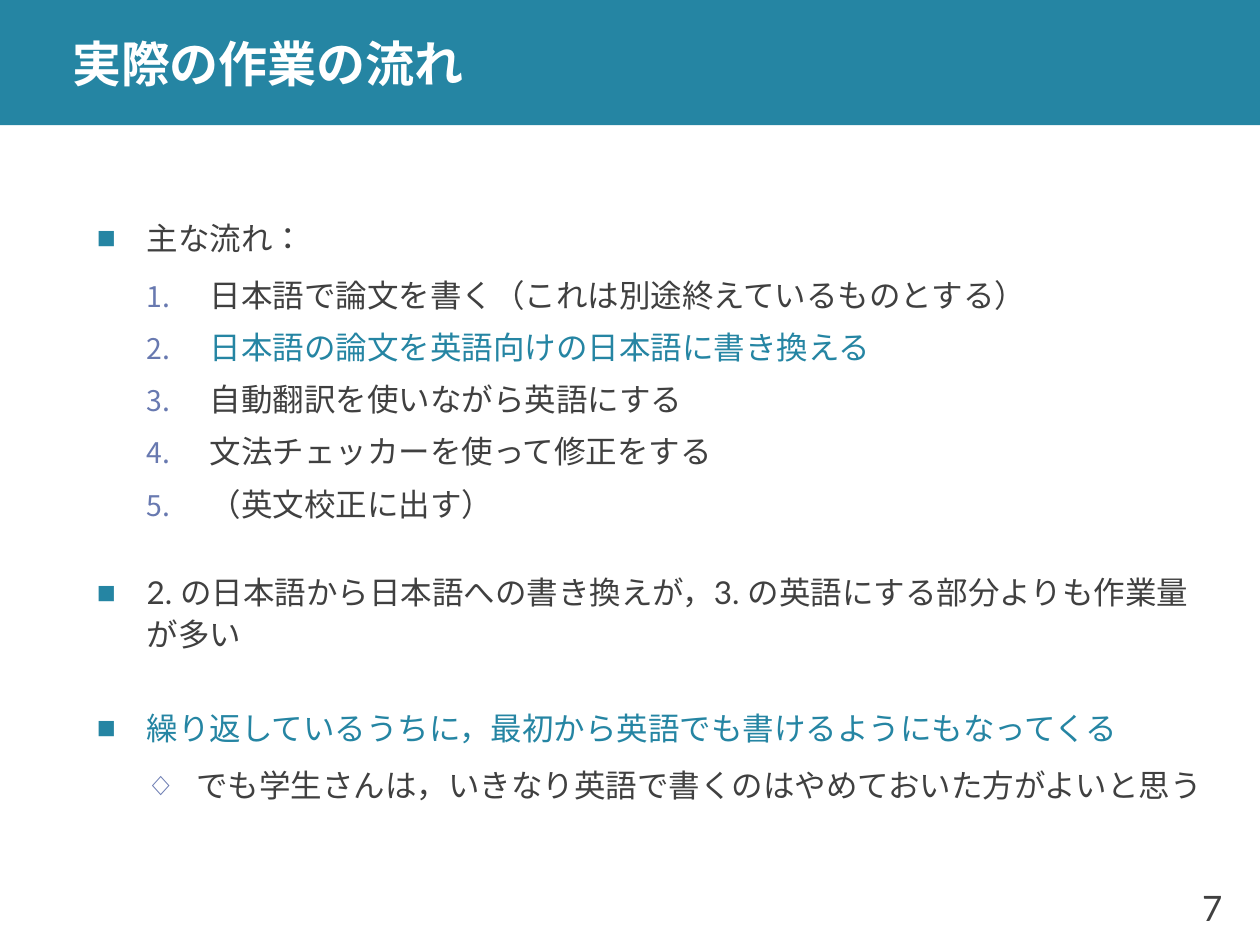
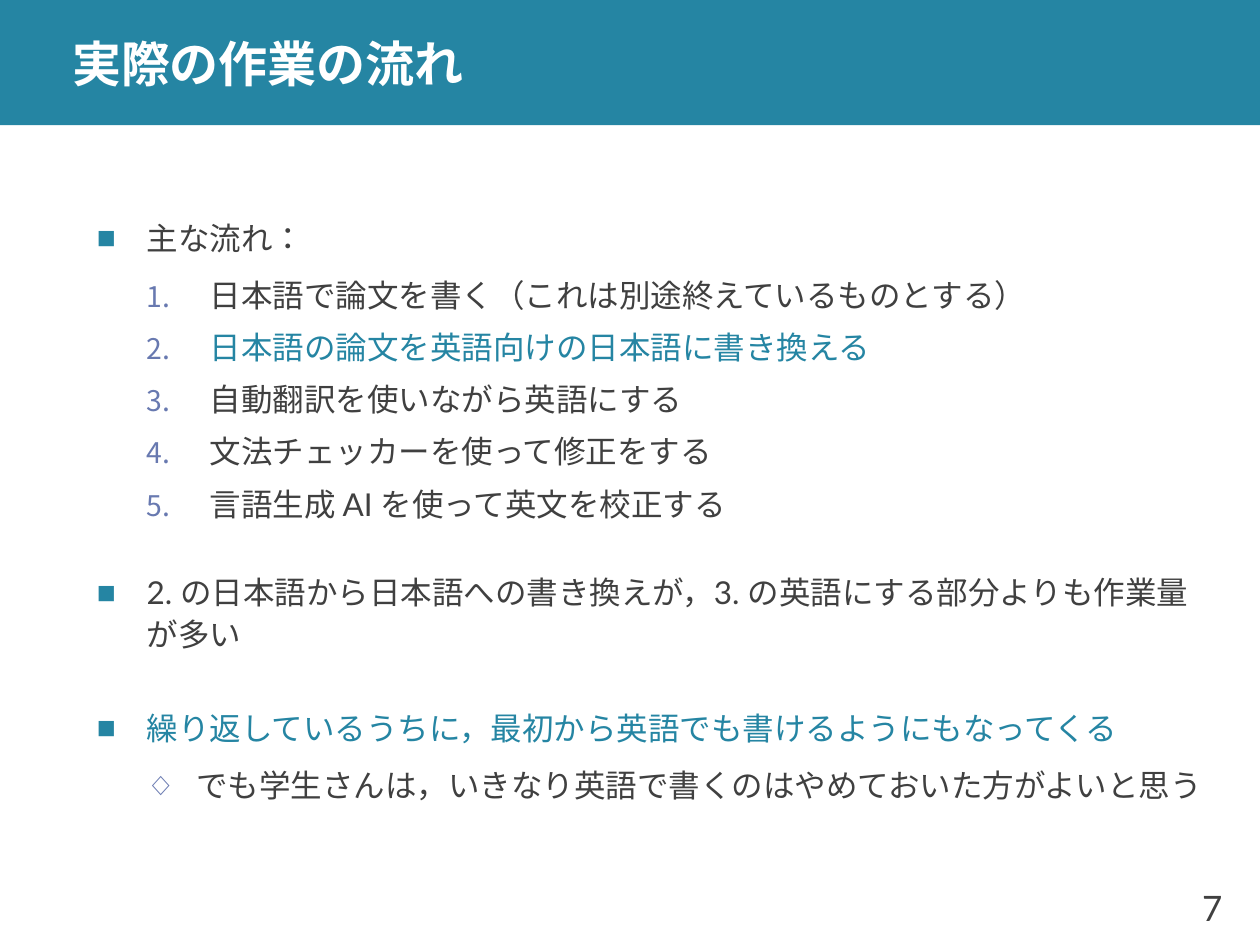
Before and after one commit to shioya-lab/how-to, a slide deck: slide 7 of translation.pptx. Drawn at 1260x945 pixels with LibreOffice and Linux fonts; fonts in the diff are those of the drawing. Boxes give left, top, right and bottom in pixels: in the first picture for what was removed or moved away, otherwise in the second. Text is boxed around its words. In the diff, an @@ line names an element or a change of style, - is before the commit and + after.

Commit message:
translation を v4 に
校正を ChatGPT を使った方法に変更

```diff
--- a/translation.pptx
+++ b/translation.pptx
@@ text at <box>210,489,726,519</box>: text changed @@
-  5. （英文校正に出す）
+  5. 言語生成 AI を使って英文を校正する
```
Also in this commit, not shown: 14 other slides changed, 6 slides added, 1 slide removed, 2 other files.
